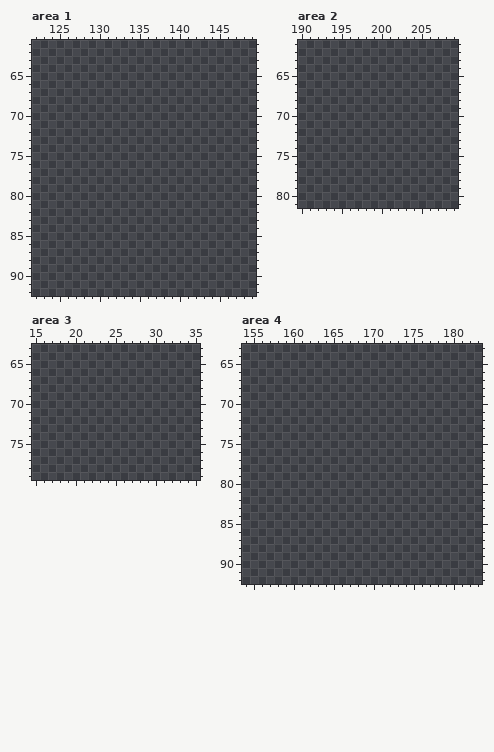
Pixel-art file -- My project/Assets/sprites/UIs.aseprite. The picture above is the old version.
300x300 pixels, 1 frame. Colours within 5 levels of each other are drawn and written as one. Shown: area 1: x 122..149, y 61..92; area 2: x 190..209, y 61..81; area 3: x 15..35, y 63..79; area 4: x 154..183, y 63..92. The commit also changed other parts of the picture, which this record leaves out.
Palette (. is transparent): 
The result:
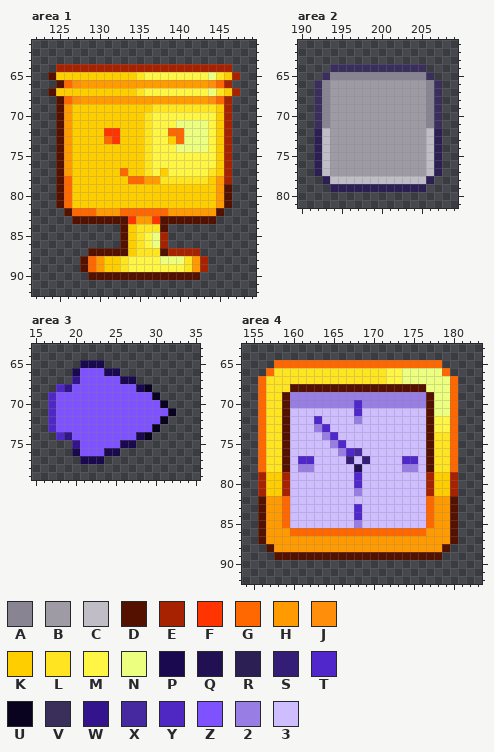
Colours new in this view: A #888491  B #9e9ba5  C #c0bdc6  D #541100  E #a72200  F #ff3400  G #ff6700  H #ff9b00  J #ff8f0b  K #ffce00  L #ffe422  M #fff545  N #ecff7e  P #1a094e  Q #211152  R #2c1f54  S #331d76  T #4f27ca  U #0a031f  V #3a2f5b  W #33148d  X #4628a0  Y #4f28c4  Z #7e53ff  2 #987ee4  3 #cebdff
What changed:
Changed rows in their new state; - is an unchanged pixel.
Area 1:
first column x 124:
64 -EEEEEEEEEEEEEEEEEEEEEE-
65 DKKKKKKKKKKLMMMMMMMMNLKE
66 -DGJHHHHHHHHHHHHHHHHJGE-
67 DKKKKKKKKKKLMMMMMMMMNLKE
68 -DGJHHHHHHHHHHHHHHHHJGE-
69 -DHKKKKKKKKKKLLLLLLLLKE-
70 -DHKKKKKKKKKLMMMMMMMMKE-
71 -DHKKKKKKKKKLMMMNNNNMKE-
72 -DHKKKKFFKKKLMMGGNNNMKE-
73 -DHKKKKGFKKKLMMKGNNNMKE-
74 -DHKKKKKKKKKLMMMNNNNMKE-
75 -DHKKKKKKKKKLMMMMMMMMKE-
76 -DHKKKKKKKKKLMMMMMMMMKE-
77 -DHKKKKKKGKKLMKMMMMMLKE-
78 -DGKKKKKKKGGHHLLLLLLKHE-
79 -DGKKKKKKKKKKKKKKKKKKHD-
80 -DGKKKKKKKKKKKKKKKKKKHD-
81 -DGKKKKKKKKKKKKKKKKKKHD-
82 --DGGGHHHGGGGGGHHHHHHD--
83 ---DDDDDDDFHHFDDDDDDD---
84 ---------DKLLLD---------
85 ---------DKLMNE---------
86 ---------DKLMNE---------
87 -----DDDDDKLLLDEEEE-----
88 ----DGHKKLMMMMNNNLHE----
89 ----DGHKKLMMMMMMMLHE----
90 -----DDDDDDDDDDDDDD-----
Area 2:
first column x 192:
64 --VVVVVVVVVVVV--
65 -VAAAAAAAAAAAAV-
66 VABBBBBBBBBBBBAV
67 VABBBBBBBBBBBBAV
68 VABBBBBBBBBBBBAV
69 VABBBBBBBBBBBBAV
70 VABBBBBBBBBBBBAV
71 VABBBBBBBBBBBBAV
72 RCBBBBBBBBBBBBCR
73 RCBBBBBBBBBBBBCR
74 RCBBBBBBBBBBBBCR
75 RCBBBBBBBBBBBBCR
76 RCBBBBBBBBBBBBCR
77 RCBBBBBBBBBBBBCR
78 -RCCCCCCCCCCCCR-
79 --RRRRRRRRRRRR--
Area 3:
first column x 17:
65 ----PPP---------
66 ---PZZZPP-------
67 ---WZZZZZPP-----
68 -YWZZZZZZZZPU---
69 YZZZZZZZZZZZZU--
70 YZZZZZZZZZZZZZU-
71 YZZZZZZZZZZZZZZU
72 YZZZZZZZZZZZZZU-
73 YZZZZZZZZZZZZU--
74 -YWZZZZZZZZPU---
75 ---WZZZZZPP-----
76 ---PZZZPP-------
77 ----PPP---------
Area 4:
first column x 156:
65 --GGGGGGGGGGGGGGGGGGGGG--
66 -GLLLLLLLLLLLLLLMMNNNNNG-
67 GLLLLLLLLLLLLLLLMMNNNNNNG
68 GLLLDDDDDDDDDDDDDDDDDNNNG
69 GLLD22222222222222222DNNG
70 GLLD22222222T22222222DNNG
71 GLLD33333333T33333333DNNG
72 GLLD333T3333233333333DMMG
73 GLLD3332T333333333333DMMG
74 GLLD33332T33333333333DLLG
75 GLLD333332T3333333333DLLG
76 GLLD3333332TX33333333DLLG
77 GLLD3TT3333S3S3333TT3DLLG
78 GLLD32233333Q33333223DLLG
79 EKKE33333333T33333333EKKE
80 EKKE33333333T33333333EKKE
81 EKKE33333333233333333EKKE
82 DHHG33333333333333333GHHD
83 DHHG33333333T33333333GHHD
84 DHHG33333333T33333333GHHD
85 DHHG33333333233333333GHHD
86 DHHHGGGGGGGGGGGGGGGGGHHHD
87 DHHHHHHHHHHHHHHHHHHHHHHHD
88 -DHHHHHHHHHHHHHHHHHHHHHD-
89 --DDDDDDDDDDDDDDDDDDDDD--
Boxes around the changes in both pictures, in picture pixels (x1, y1, x2, y2):
added: (48, 64, 240, 280)
added: (314, 64, 442, 192)
added: (48, 360, 176, 464)
added: (258, 360, 458, 560)
